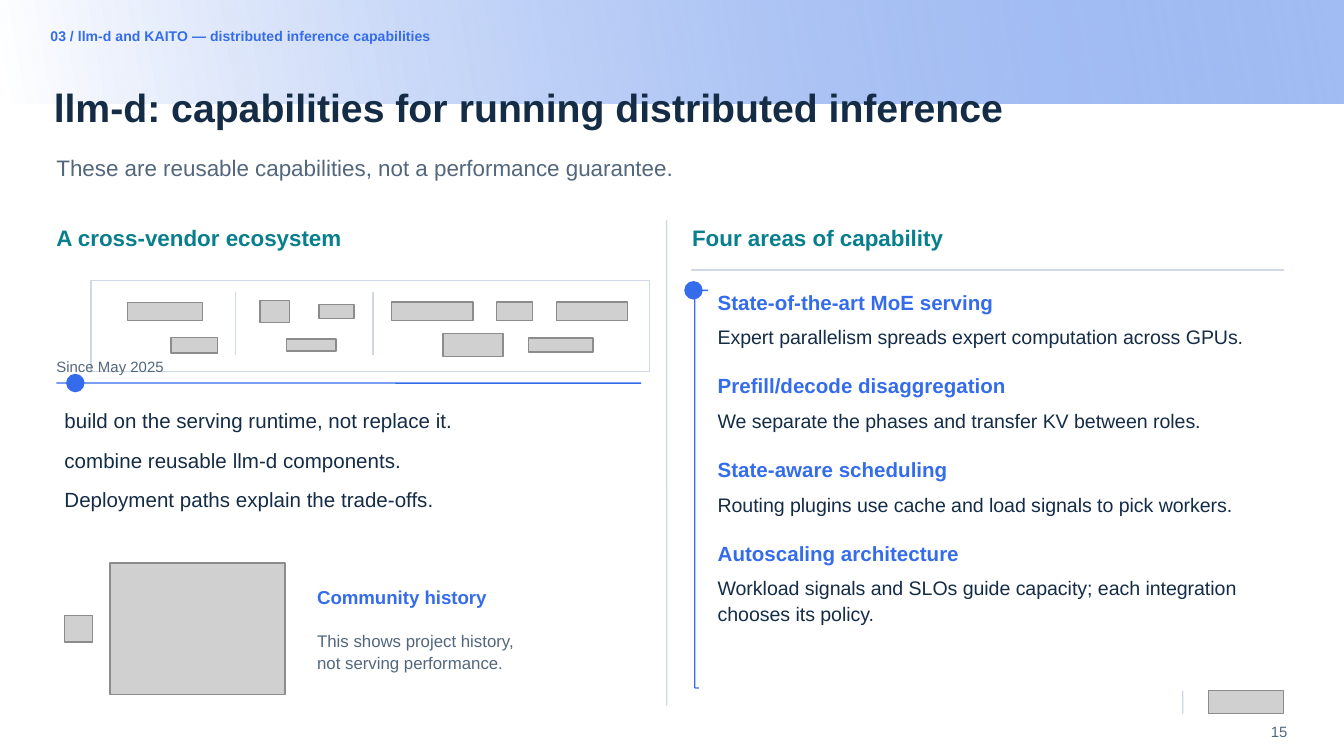
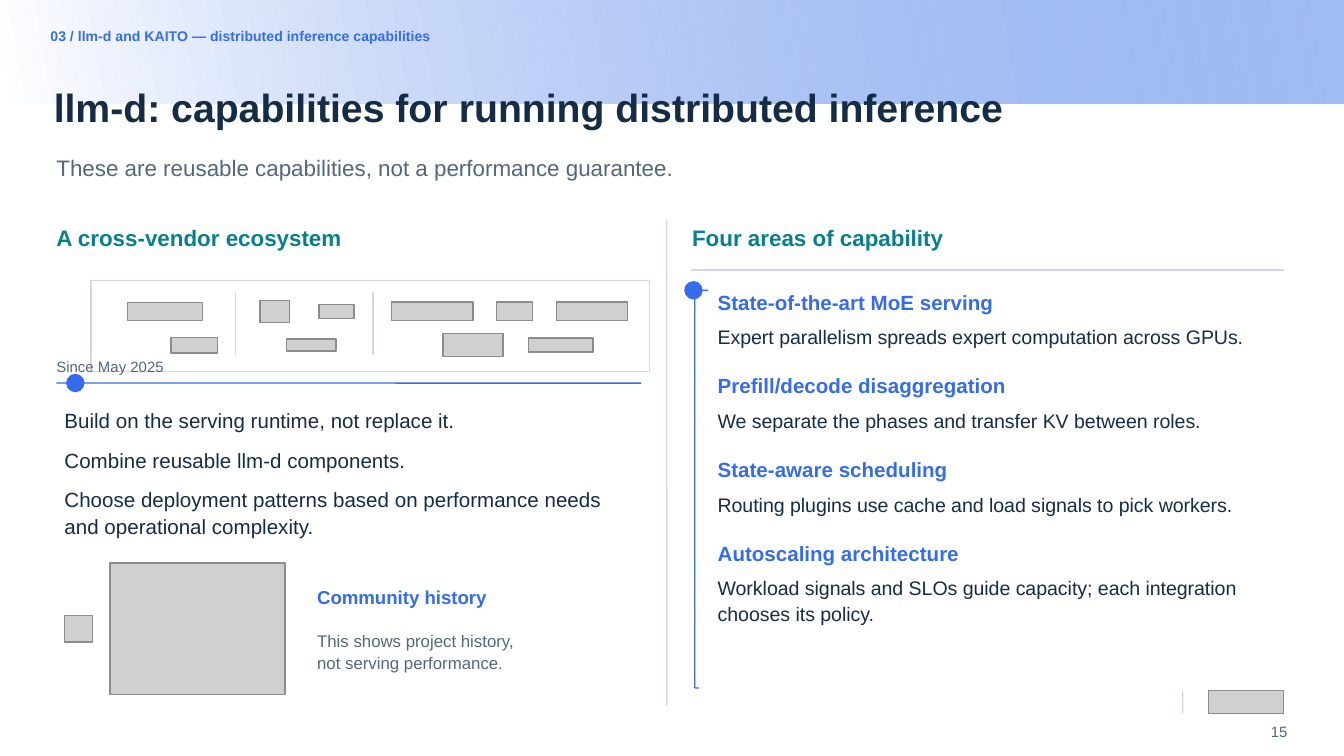
Before and after one commit to andyzhangx/demo, a slide deck: slide 15 of llm/pd-disaggregation/kubecon-na-2026-pd-disaggregation-kaito-llmd.pptx. Drawn at 1344x756 pixels with LibreOffice and Linux fonts; fonts in the diff are those of the drawing; grey boxes stand for pictures; background and template pictures are left out. Boxes give left, top, right and bottom in pixels: in the first picture for what was removed or moved away, otherwise in the second. Text is boxed around its words. In the diff, an @@ line names an element or a change of style, - is before the commit and + after.

```diff
--- a/llm/pd-disaggregation/kubecon-na-2026-pd-disaggregation-kaito-llmd.pptx
+++ b/llm/pd-disaggregation/kubecon-na-2026-pd-disaggregation-kaito-llmd.pptx
@@ text at (x1=64, y1=413, x2=601, y2=539): text changed @@
-build on the serving runtime, not replace it.
-combine reusable llm-d components.
-Deployment paths explain the trade-offs.
+Build on the serving runtime, not replace it.
+Combine reusable llm-d components.
+Choose deployment patterns based on performance needs and operational complexity.
```
Also in this commit, not shown: 7 other slides changed.
